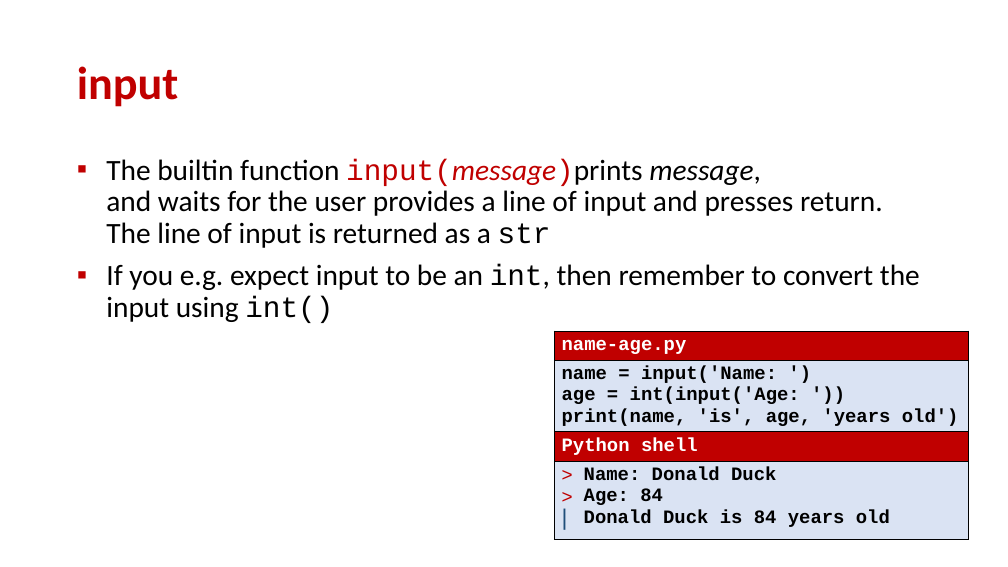
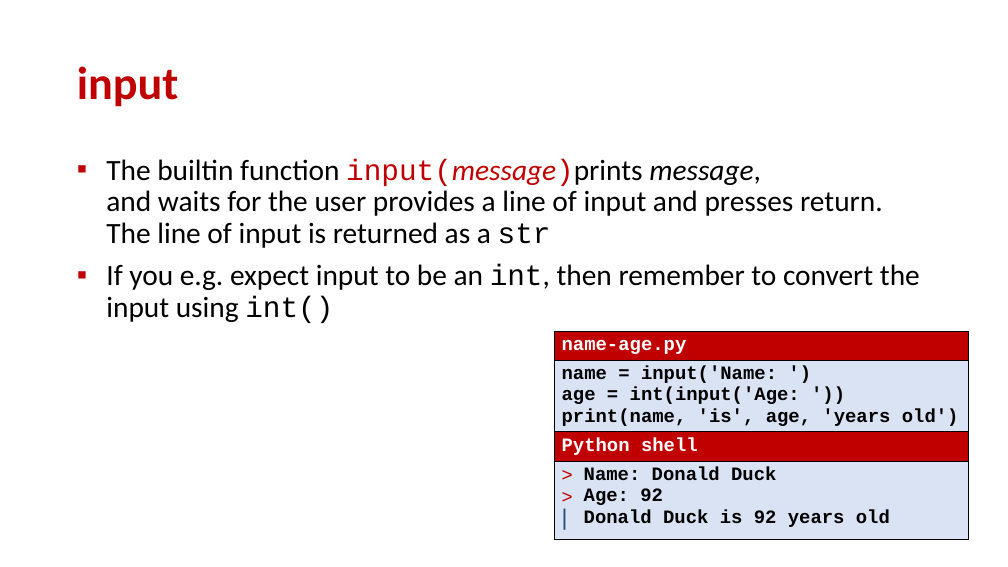
Before and after one commit to gsbrodal/gsbrodal.github.io, a slide deck: slide 2 of ipsa/slides/control.pptx. Drawn at 1008x567 pixels with LibreOffice and Linux fonts; fonts in the diff are those of the drawing. Boxes give left, top, right and bottom in pixels: in the first picture for what was removed or moved away, otherwise in the second. Text is boxed around its words. In the diff, an @@ line names an element or a change of style, - is before the commit and + after.

```diff
--- a/ipsa/slides/control.pptx
+++ b/ipsa/slides/control.pptx
@@ table at box(554, 331, 969, 545) @@
-row 4, column 1: Name: Donald Duck / Age: 84 / Donald Duck is 84 years old
+row 4, column 1: Name: Donald Duck / Age: 92 / Donald Duck is 92 years old
```
Also in this commit, not shown: 2 other slides changed, 12 other files.
